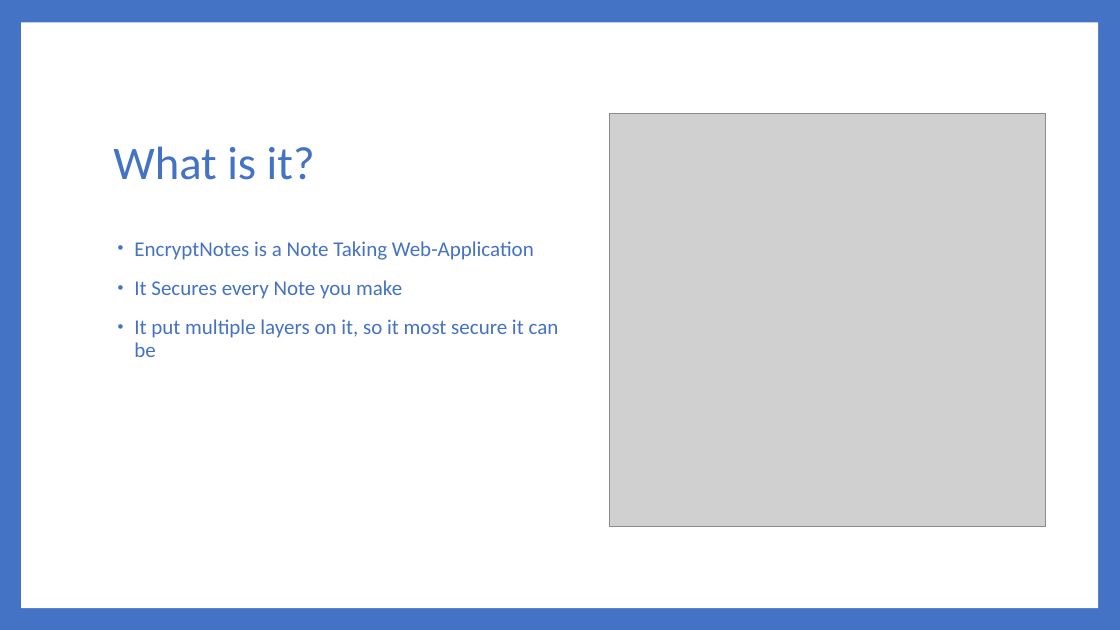
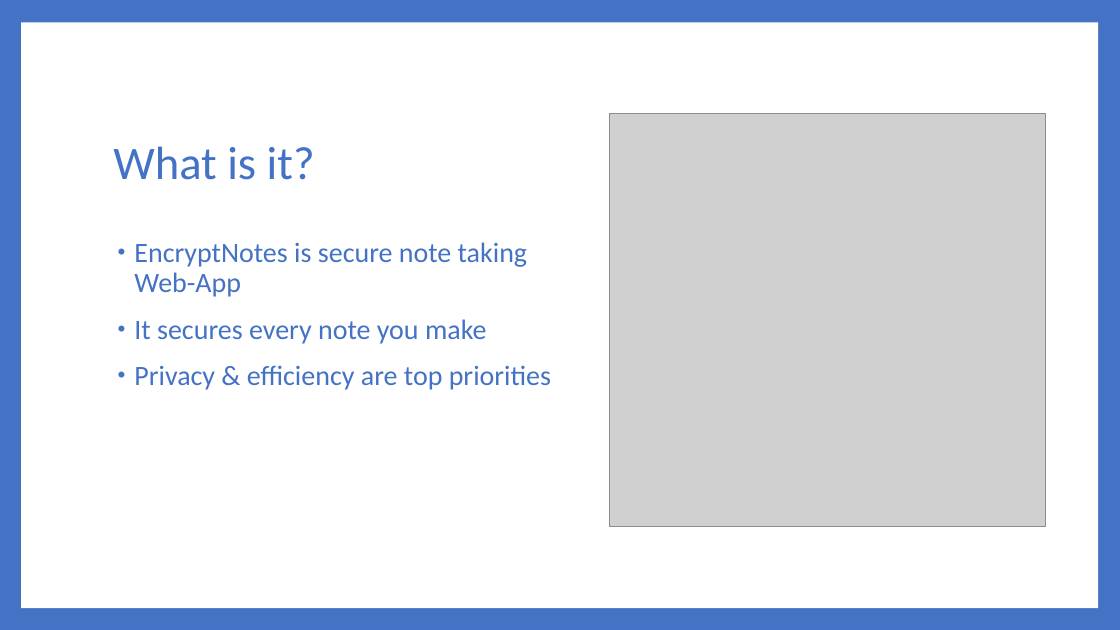
Before and after one commit to Dwaddle26/EncryptNotes, a slide deck: slide 2 of Phase 4 Documentation/Team_2_Presentation_4.pptx. Drawn at 1120x630 pixels with LibreOffice and Linux fonts; fonts in the diff are those of the drawing; grey boxes stand for pictures. Boxes give left, top, right and bottom in pixels: in the first picture for what was removed or moved away, otherwise in the second. Text is boxed around its words. In the diff, an @@ line names an element or a change of style, - is before the commit and + after.

```diff
--- a/Phase 4 Documentation/Team_2_Presentation_4.pptx
+++ b/Phase 4 Documentation/Team_2_Presentation_4.pptx
@@ text at bbox=[134, 242, 551, 390]: text changed; size 18 to 24 pt @@
-• EncryptNotes is a Note Taking Web-Application
-• It Secures every Note you make
-• It put multiple layers on it, so it most secure it can be
+• EncryptNotes is secure note taking Web-App
+• It secures every note you make
+• Privacy & efficiency are top priorities
```
Also in this commit, not shown: 6 other slides changed, 4 slides added, 3 slides removed, 1 other file.
